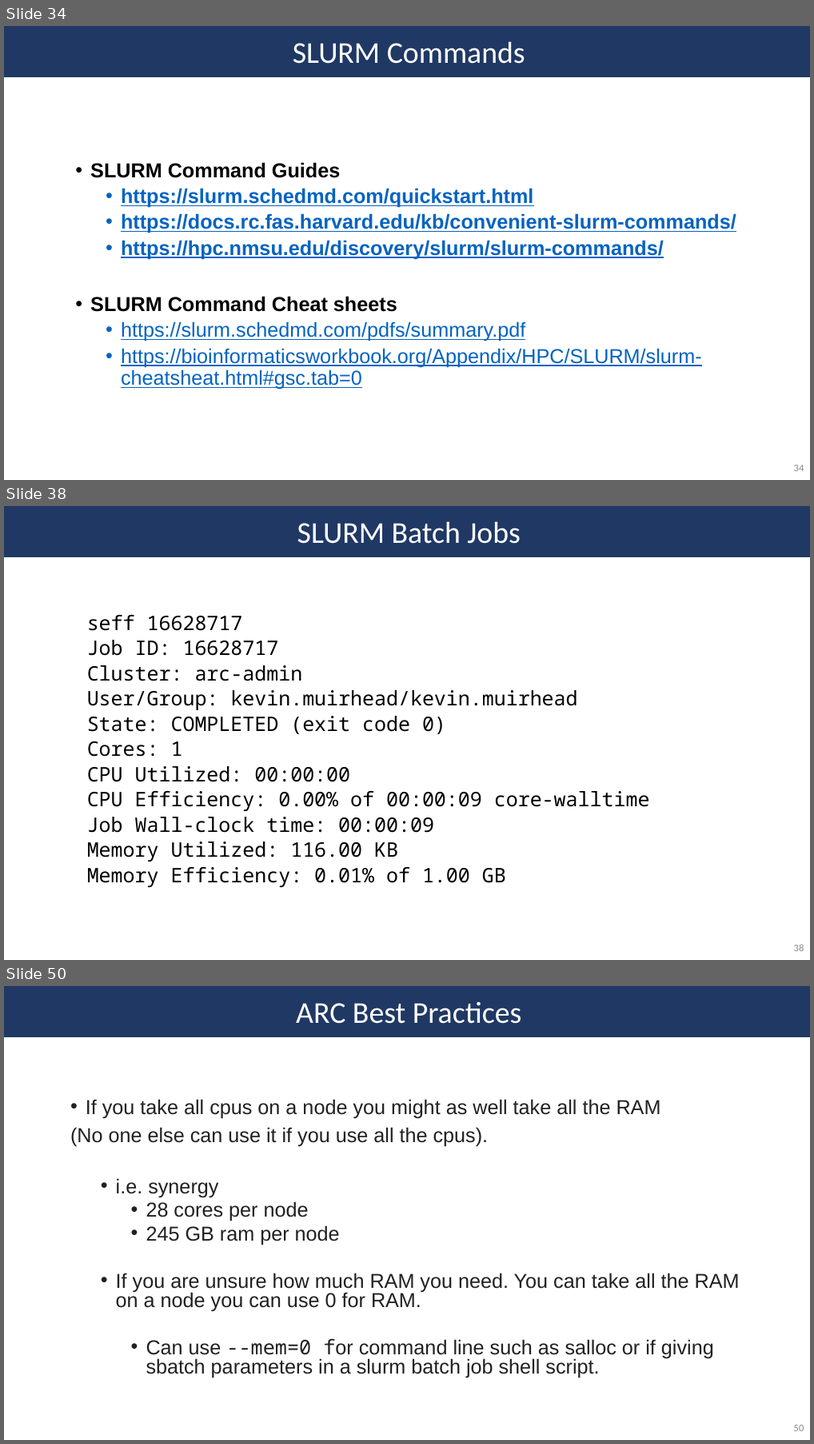
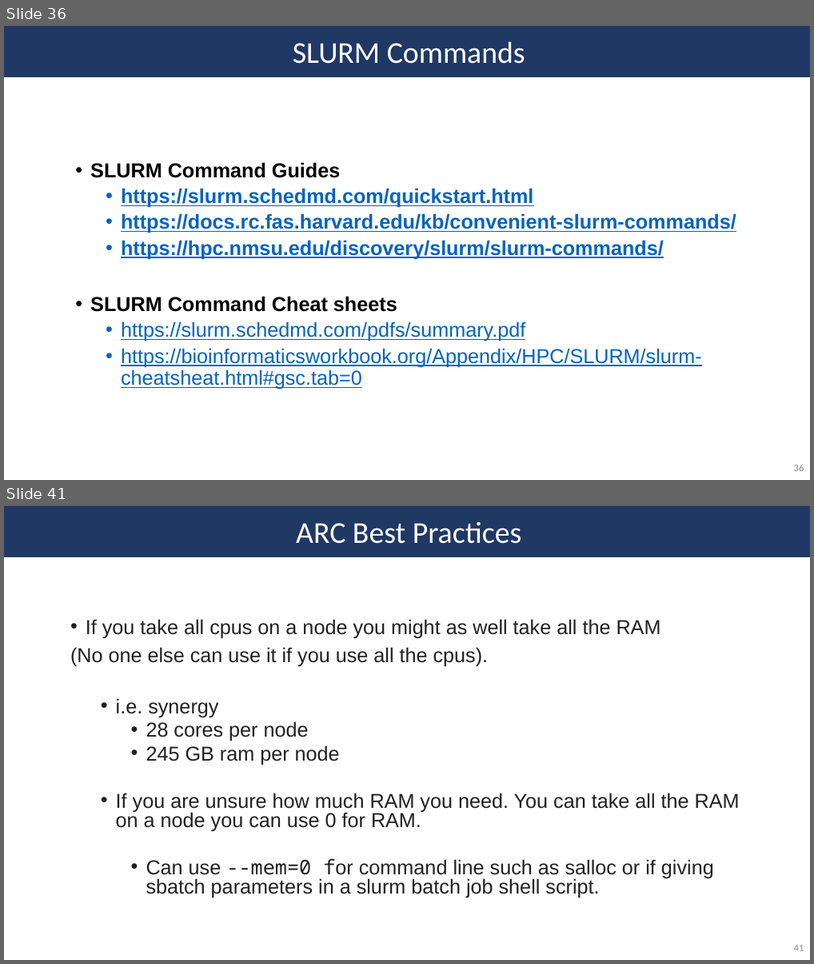
Before and after one commit to SycuroLab/arc_best_practices, a slide deck: arc_best_practices_presentation.pptx. Shown one above the other, each under a label of ours: slides 34, 38 and 50 before the commit, slides 36 and 41 after it; the slides between them are not shown. The pictures are 814x1444 and 814x964 pixels, drawn with LibreOffice and Linux fonts; fonts in the diff are those of the drawing. Boxes give left, top, right and bottom in pixels: in the first picture for what was removed or moved away, otherwise in the second. Text is boxed around its words. In the diff, an @@ line names an element or a change of style, - is before the commit and + after.

```diff
--- a/arc_best_practices_presentation.pptx
+++ b/arc_best_practices_presentation.pptx
@@ slide 38 removed at [4,506,810,960], background #FFFFFF @@
@@ rectangle removed at [4,506,810,556] @@
@@ text removed at [298,521,520,544] @@
-SLURM Batch Jobs
@@ text removed at [87,615,650,887] @@
-seff 16628717
-Job ID: 16628717
-Cluster: arc-admin
-User/Group: kevin.muirhead/kevin.muirhead
-State: COMPLETED (exit code 0)
-Cores: 1
-CPU Utilized: 00:00:00
-CPU Efficiency: 0.00% of 00:00:09 core-walltime
-Job Wall-clock time: 00:00:09
-Memory Utilized: 116.00 KB
-Memory Efficiency: 0.01% of 1.00 GB
@@ page number removed at [794,944,805,951] @@
-38
@@ what was slide 34 is now slide 36 @@
@@ what was slide 50 is now slide 41 @@
@@ page number at [794,944,805,951]: text changed @@
-50
+41
```
Also in this commit, not shown: 5 slides changed, 5 slides added, 13 other slides removed.
